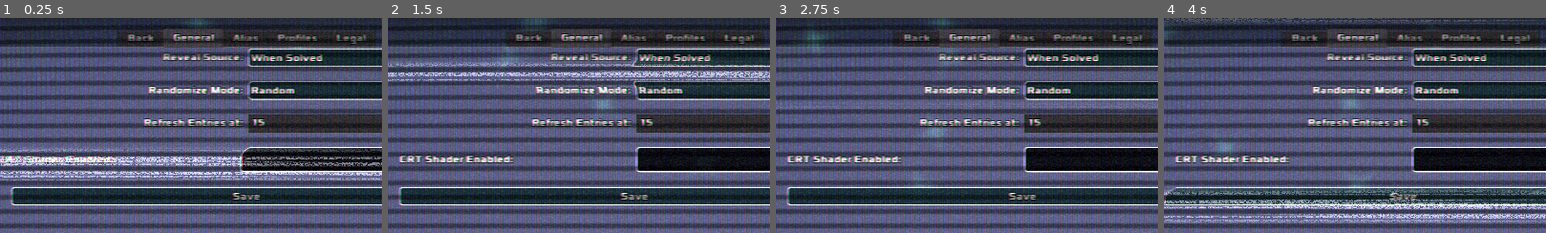
Above: before the commit, frames 1-4 (left to right).
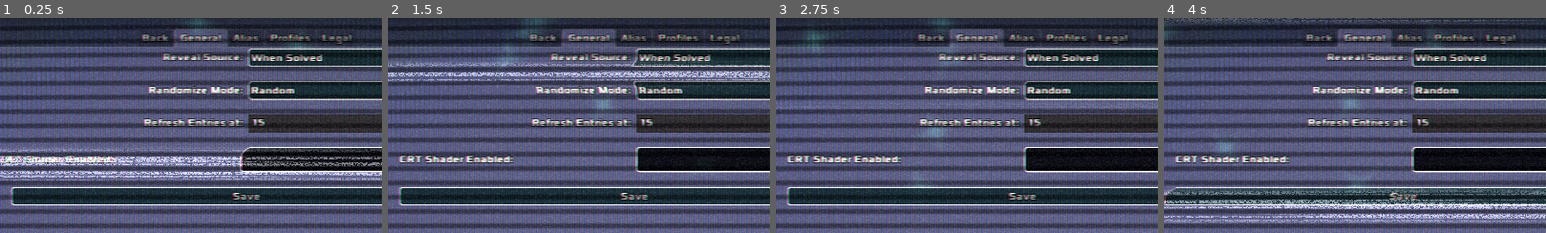
Above: after the commit, the same moments.

Repository: zacryol/spindle-of-serendipity
Game: Godot game, scene res://game/menus/settings/Settings.tscn
Two runs of this game, one before a commit and one after it. Both use one fixed random seed, a clock stepped at 60 frames per second and the inputs below. This scene is started directly instead of the project's main scene.
Inputs:
- Up to frame 1 (0.25 s): no input
- Up to frame 2 (1.5 s): tap Enter at 0.5 s; tap Backspace at 0.6 s; tap Z at 1.35 s
- Up to frame 3 (2.75 s): hold A from 2.03 s (still down); tap Backspace at 2.1 s
- Up to frame 4 (4 s): keep holding A; tap Z at 2.85 s; tap Backspace at 3.6 s
The pictures show only the part of the screen within x 18-68%, y 0-50%; the shares and areas given below are measured in that part.

The runs differ from the first frame. In frame 1, 2.8% of the frame differs, in the area x 31-98%, y 4-14%; in frame 2, 2.8%; in frame 3, 2.7%; in frame 4, 2.9%.

Commit message:
tabs themed

Diff:
--- a/godot/GameTheme.tres
+++ b/godot/GameTheme.tres
@@ -105,7 +105,33 @@
 corner_radius_bottom_left = 3
 shadow_color = Color( 0, 0, 0, 0 )
 
-[sub_resource type="DynamicFont" id=10]
+[sub_resource type="StyleBoxFlat" id=12]
+content_margin_left = 10.0
+content_margin_right = 10.0
+bg_color = Color( 0.114933, 0.112, 0.2, 0.258824 )
+border_width_left = 3
+border_width_top = 3
+border_width_right = 2
+border_color = Color( 0.45, 0.45, 0.45, 0.215686 )
+border_blend = true
+corner_radius_top_left = 3
+corner_radius_top_right = 3
+shadow_color = Color( 0, 0, 0, 0 )
+
+[sub_resource type="StyleBoxFlat" id=10]
+content_margin_left = 10.0
+content_margin_right = 10.0
+bg_color = Color( 0.572549, 0.556863, 1, 0.258824 )
+border_width_left = 3
+border_width_top = 3
+border_width_right = 2
+border_color = Color( 1, 1, 1, 0.215686 )
+border_blend = true
+corner_radius_top_left = 3
+corner_radius_top_right = 3
+shadow_color = Color( 0, 0, 0, 0 )
+
+[sub_resource type="DynamicFont" id=11]
 size = 17
 outline_size = 1
 outline_color = Color( 0, 0, 0, 1 )
@@ -161,7 +187,7 @@
 TabContainer/icons/menu = null
 TabContainer/icons/menu_highlight = null
 TabContainer/styles/panel = SubResource( 9 )
-TabContainer/styles/tab_bg = null
+TabContainer/styles/tab_bg = SubResource( 12 )
 TabContainer/styles/tab_disabled = null
-TabContainer/styles/tab_fg = null
+TabContainer/styles/tab_fg = SubResource( 10 )
 WindowDialog/colors/title_color = Color( 1, 1, 1, 1 )
Not shown: 2 places in godot/GameTheme.tres that only renumber resources
